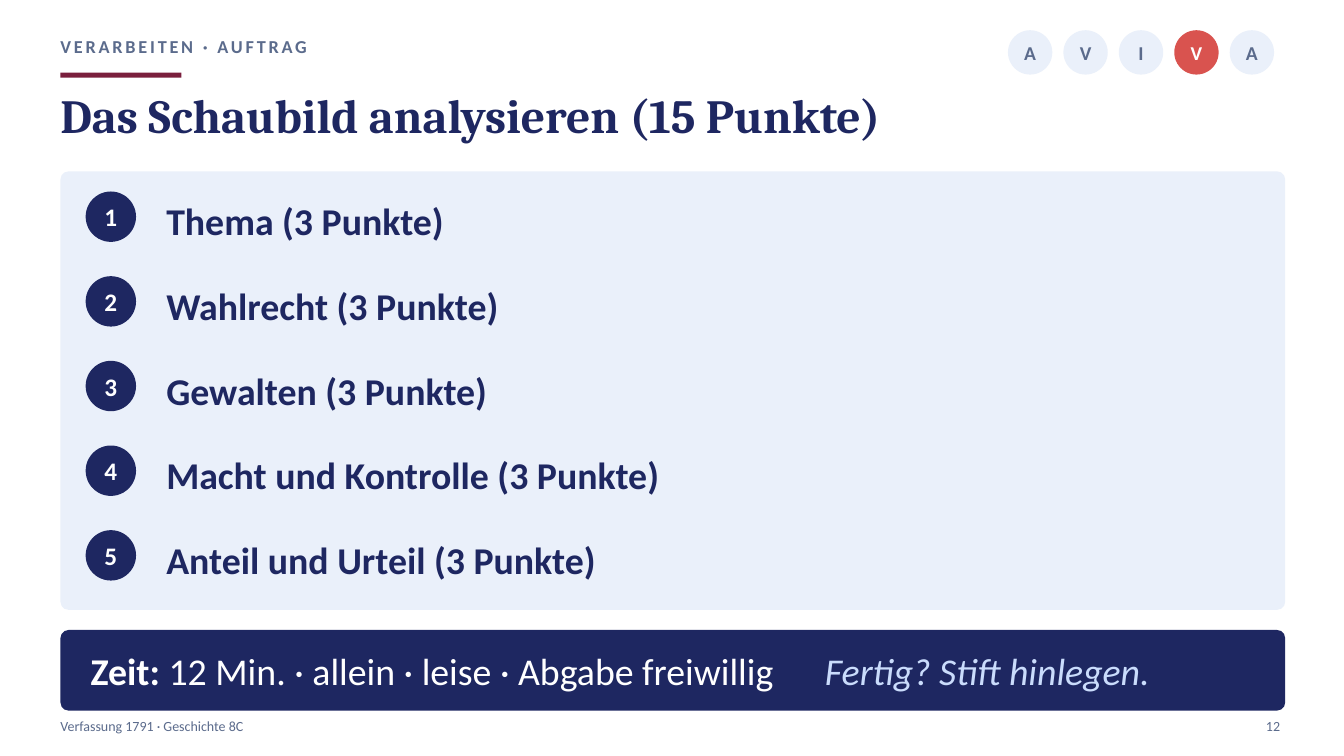
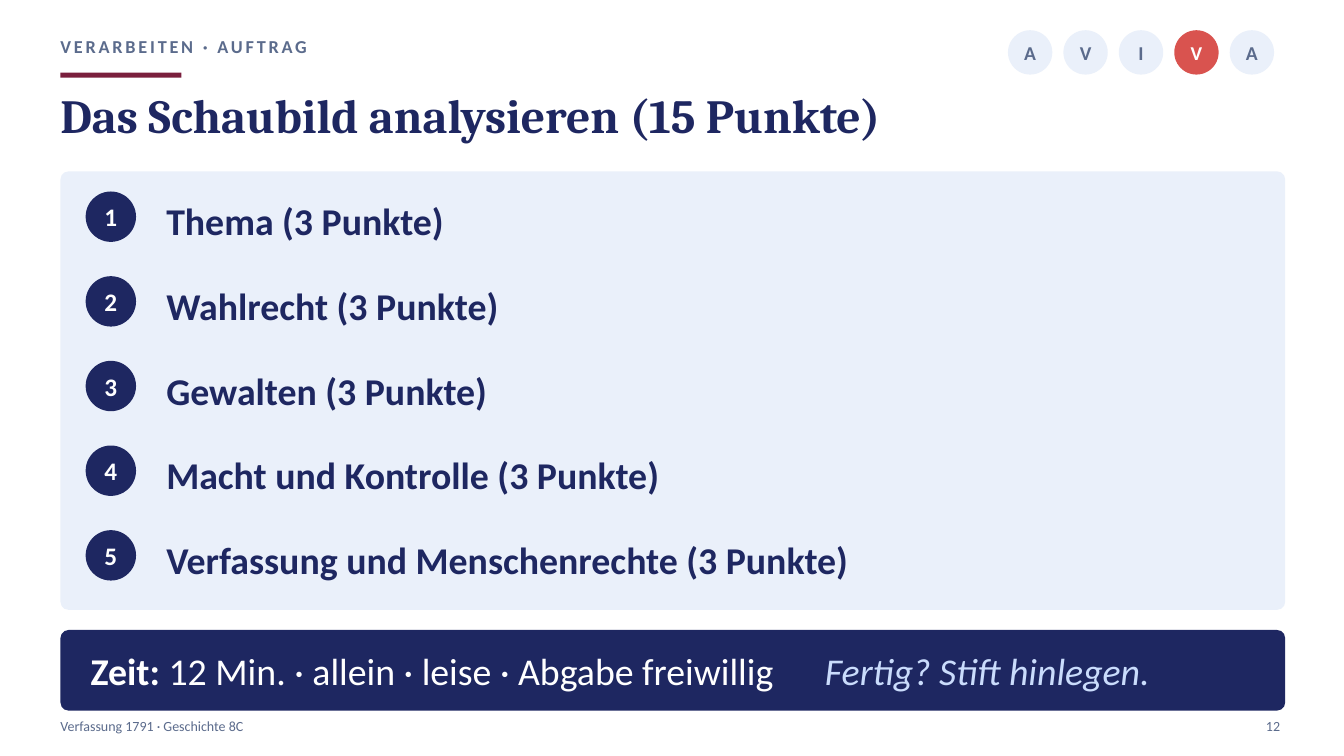
Before and after one commit to golzkonstantin-gif/Schule, a slide deck: slide 12 of Geschichte_8/Stunde5_Verfassung/Praesentation_Stunde5_Verfassung_8C.pptx. Drawn at 1344x756 pixels with LibreOffice and Linux fonts; fonts in the diff are those of the drawing. Boxes give left, top, right and bottom in pixels: in the first picture for what was removed or moved away, otherwise in the second. Text is boxed around its words. In the diff, an @@ line names an element or a change of style, - is before the commit and + after.

```diff
--- a/Geschichte_8/Stunde5_Verfassung/Praesentation_Stunde5_Verfassung_8C.pptx
+++ b/Geschichte_8/Stunde5_Verfassung/Praesentation_Stunde5_Verfassung_8C.pptx
@@ text at [166, 546, 848, 581]: text changed @@
-Anteil und Urteil (3 Punkte)
+Verfassung und Menschenrechte (3 Punkte)
```
Also in this commit, not shown: 3 other slides changed, 12 other files.
